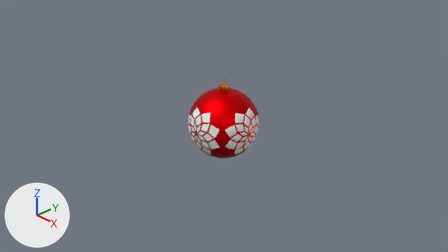
An edit to the Blender file blender-2.8/simple (with-materials)/christmas-ball-ornament-3.blend, drawn before and after from the same camera.
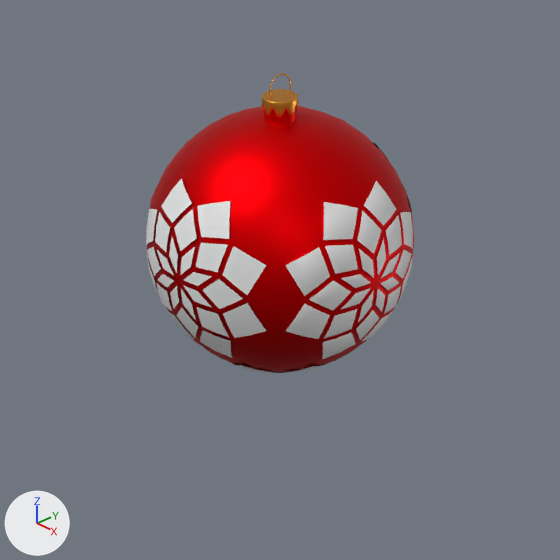
There are two pictures of each version: one from the file's camera 'Camera', one close up on the part from 33% to 66% of the width and 24% to 83% of the height. The axes (+X, +Y, +Z) are drawn at lower left. The lights are the same throughout.

The first close-up shows 'Ball', 'Cylinder.001'.
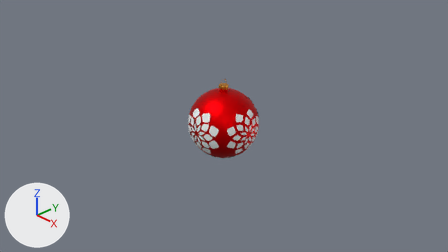
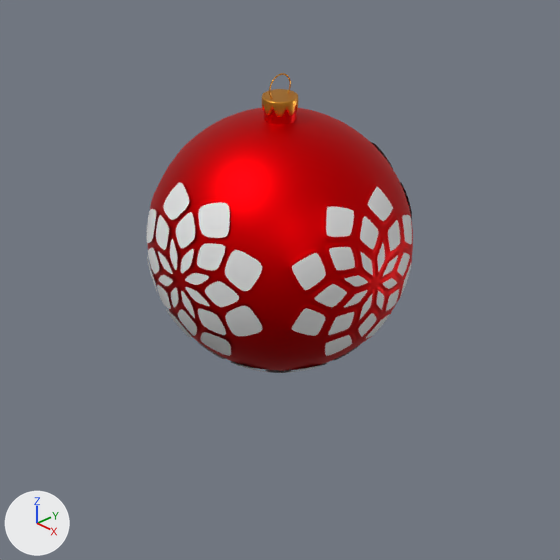
Boxes (x1, y1, x2, y2) around the edits, measured in the close-ups (560 x 560 px):
'Ball', modifiers changed
    before: (146, 106, 414, 373)
    after: (147, 108, 413, 373)

The change, as a list of edits to the scene's bpy script:
```text
Change ob_ball:
    add _m = ob_ball.modifiers.new('Subdivision', 'SUBSURF')
    add _m.levels = 2
```
